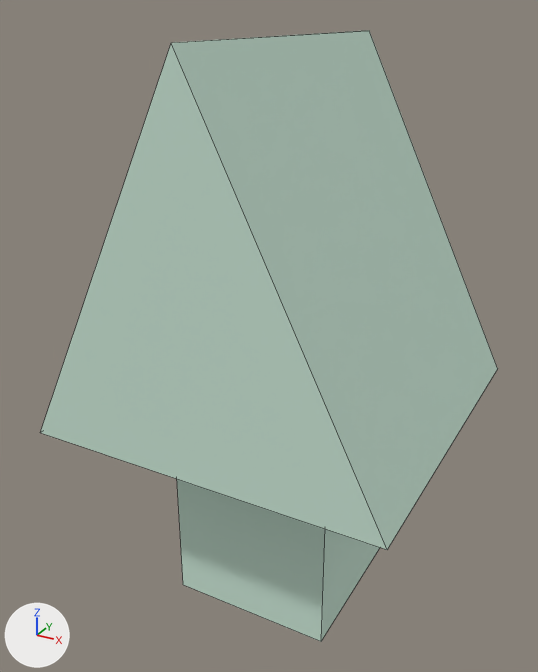
The Blender file arrow.blend, before and after one commit.
Before and after are seen from a 50 mm camera at (0.633, -1.232, 1.346) aimed at (-0.035, -0.017, 0.738). Arrows for +X, +Y and +Z are at lower left; the lights stay in place. Mesh edges are drawn as thin lines.

The first picture shows 'Arrow'.
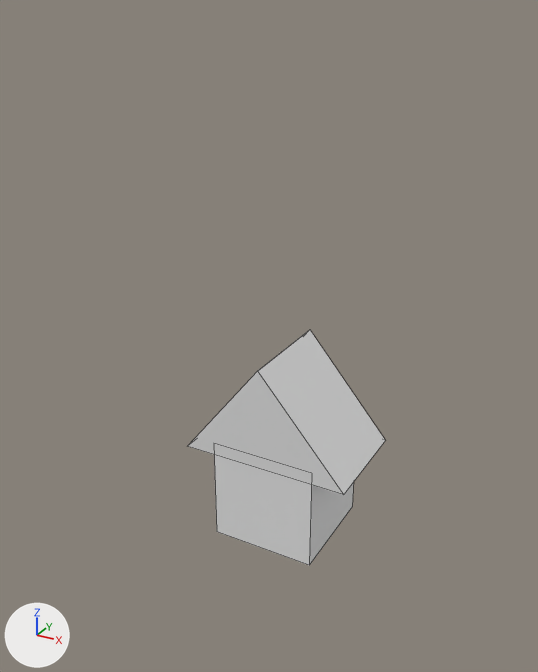
Commit message: BEST arrow shape

Changed parts and their boxes [x1, y1, x2, y2] in the pictures (538 x 672 px; the box of a moved part takes in the faces that stretch with it):
'Arrow', recoloured, reshaped, moved, rescaled (57% narrower, 61% shorter)
    before: [40, 30, 498, 641]
    after: [188, 330, 385, 565]
part 1 of me_cube, moved or reshaped
    before: [177, 479, 380, 641]
    after: [214, 455, 354, 565]
part 2 of me_cube, moved or reshaped
    before: [40, 30, 498, 550]
    after: [188, 330, 385, 495]

The change in detail:
me_cube has 16 vertices, 12 faces and spans x -0.708..0.707, y -0.714..0.708, z -0.343..0.804.
me_cube is used by ob_arrow; location (0.0, 0.0, 0.5); scale (0.5, 0.5, 1.0).
me_cube no longer uses material mat_material (white #cde7d7).
me_cube part 1: the loose piece of 8 vertices spanning x -0.343..0.343, y -0.343..0.343, z -0.343..0.343 is scaled about its middle by (-0.414, -0.663, -0.663), then moved by (0.0, 0.0, -0.4).
Part 2, on me_cube:
Vertex 8 of me_cube moves from (-0.708, -0.707, 0.096) at pixel (40, 432) to (0.0, 0.203, 0.229) at pixel (310, 329).
Vertex 9 of me_cube moves from (-0.708, 0.708, 0.096) to (0.0, -0.251, 0.229) at pixel (257, 371).
Vertex 10 of me_cube moves from (0.707, 0.708, 0.096) at pixel (497, 368) to (-0.002, -0.247, 0.227) at pixel (257, 370).
Vertex 11 of me_cube moves from (0.707, -0.707, 0.096) at pixel (387, 549) to (-0.002, 0.207, 0.227) at pixel (309, 329).
Vertex 12 of me_cube moves from (0.0, -0.707, 0.804) at pixel (171, 42) to (0.227, 0.227, -0.227) at pixel (385, 440).
Vertex 13 of me_cube moves from (0.0, 0.708, 0.804) at pixel (369, 30) to (0.227, -0.227, -0.227) at pixel (343, 494).
Vertex 14 of me_cube moves from (0.005, 0.701, 0.804) at pixel (369, 30) to (-0.227, -0.227, -0.227) at pixel (187, 446).
Vertex 15 of me_cube moves from (0.005, -0.714, 0.804) at pixel (171, 43) to (-0.227, 0.227, -0.227).
Object 'Arrow' (ob_arrow) moves from (0.0, 0.0, 0.5) to (0.0, 0.0, 0.6).
Object 'Arrow' (ob_arrow) is rescaled from (0.5, 0.5, 1.0) to (0.8, 0.5, 0.5).
